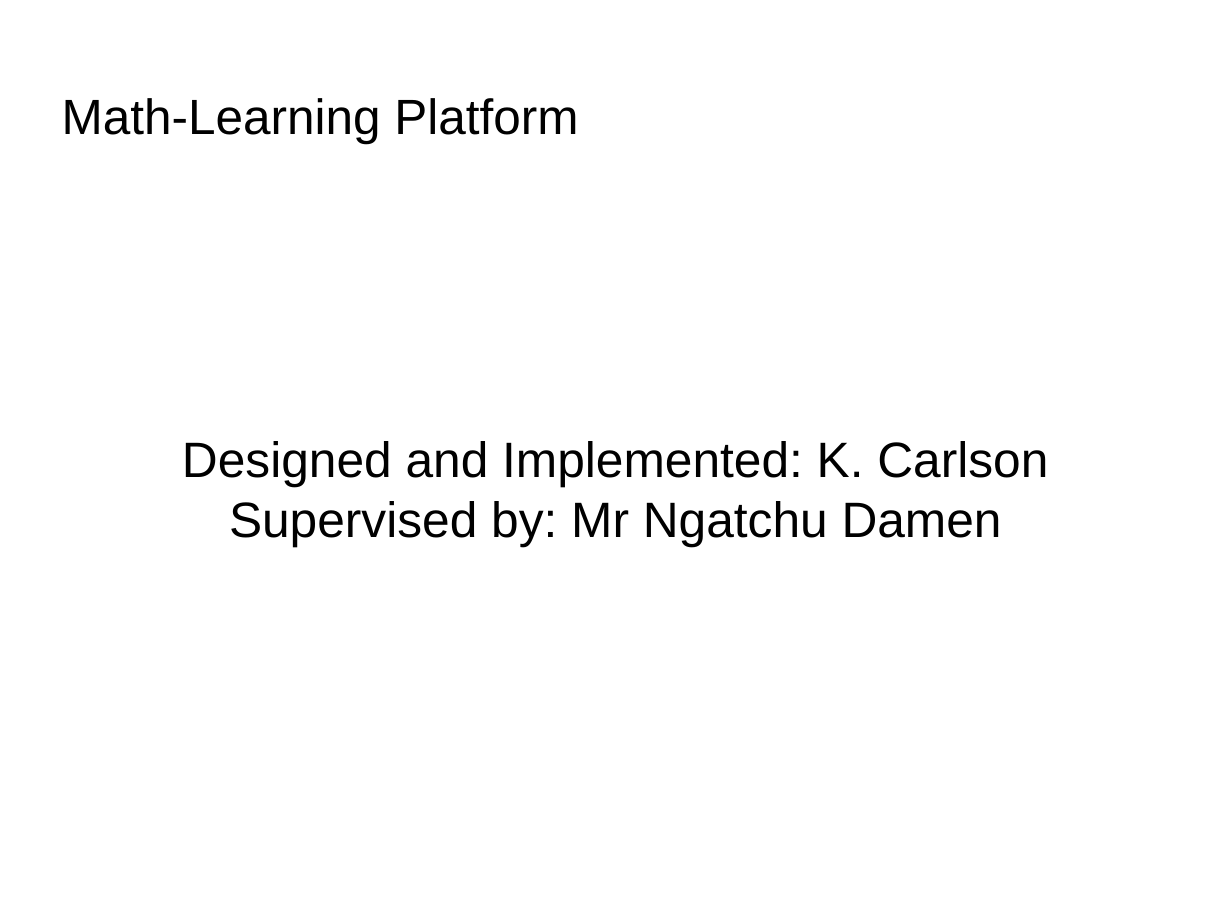
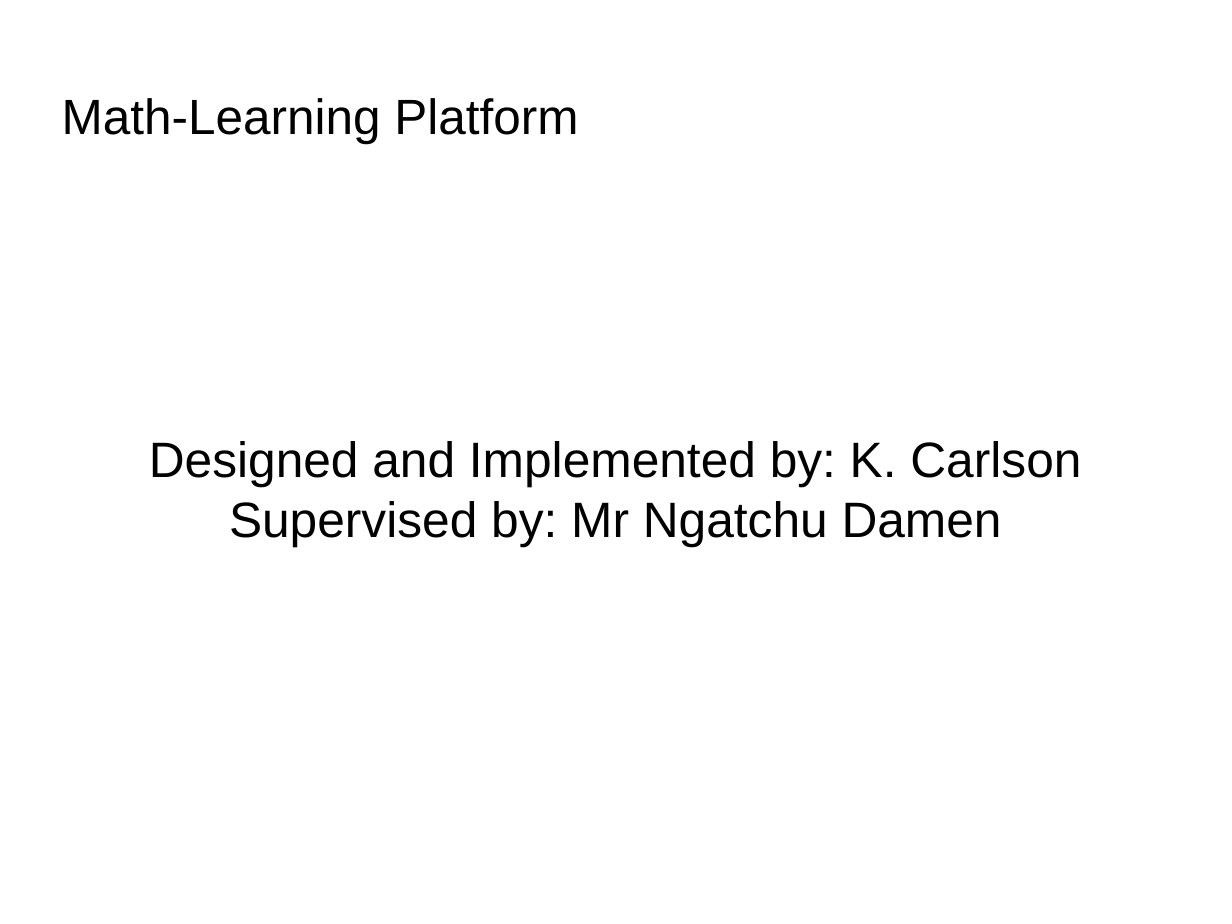
Before and after one commit to DanCarl857/Math-Learning-using-Javascript, a slide deck: slide 1 of e-learning platform.odp. Drawn at 1232x924 pixels with LibreOffice and Linux fonts; fonts in the diff are those of the drawing; background and template pictures are left out. Boxes give left, top, right and bottom in pixels: in the first picture for what was removed or moved away, otherwise in the second. Text is boxed around its words. In the diff, an @@ line names an element or a change of style, - is before the commit and + after.

```diff
--- a/e-learning platform.odp
+++ b/e-learning platform.odp
@@ subtitle at box(149, 441, 1081, 487): text changed @@
-Designed and Implemented: K. Carlson
+Designed and Implemented by: K. Carlson
```
Also in this commit, not shown: 1 other slide changed, 2 slides added, 3 other files.
